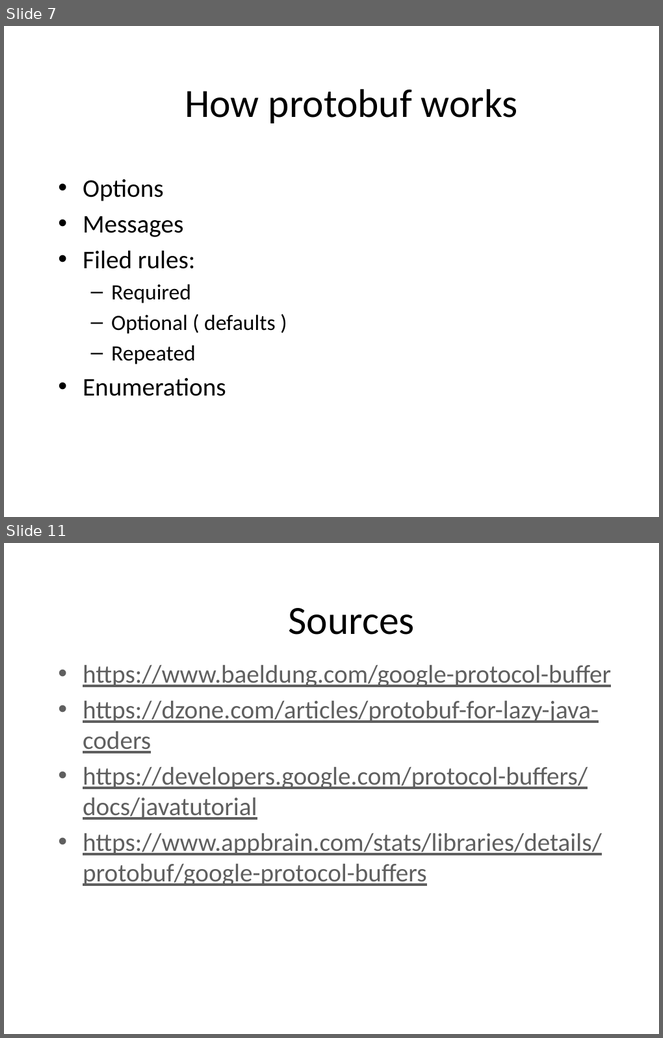
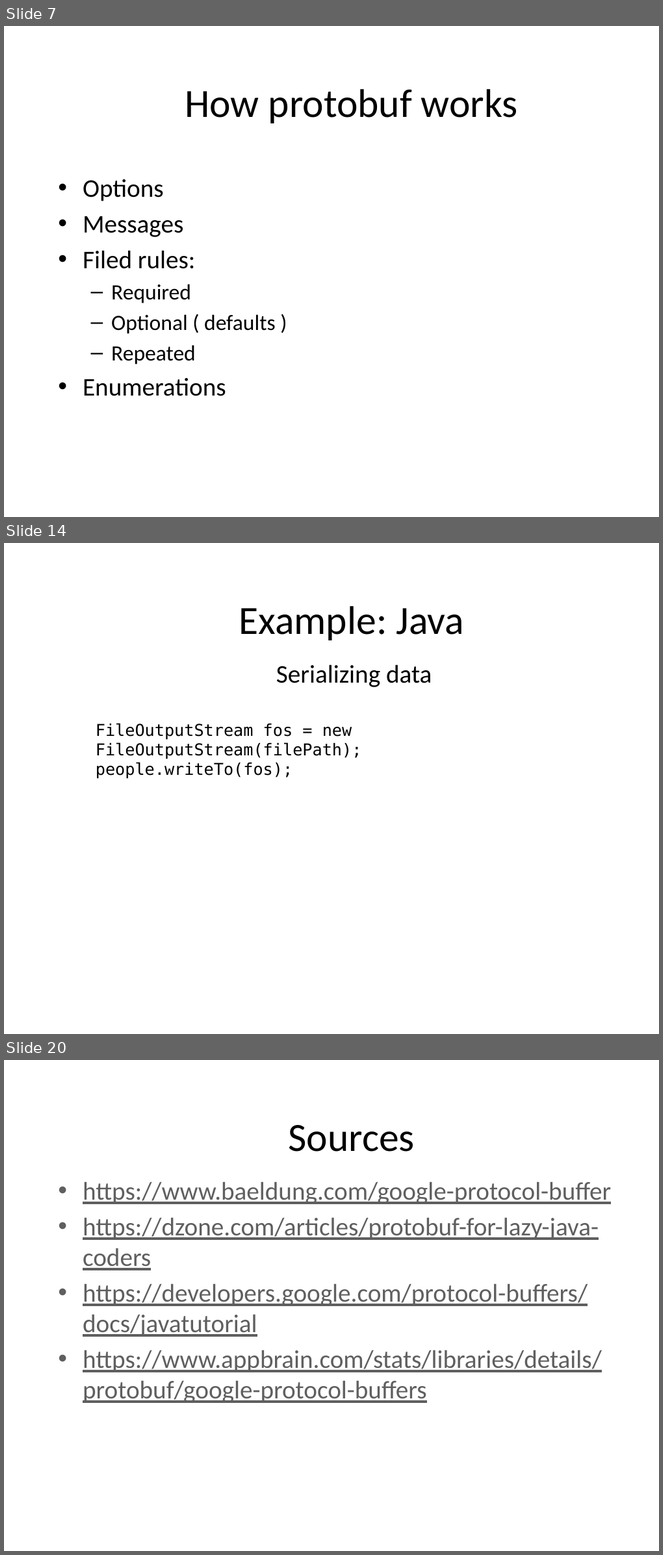
Before and after one commit to BartoszGardziejewski/ProtocolBufferDemo, a slide deck: ProtoBuff.pptx. Shown one above the other, each under a label of ours: slides 7 and 11 before the commit, slides 7, 14 and 20 after it; the slides between them are not shown. The pictures are 663x1038 and 663x1555 pixels, drawn with LibreOffice and Linux fonts; fonts in the diff are those of the drawing; background and template pictures are left out. Boxes give left, top, right and bottom in pixels: in the first picture for what was removed or moved away, otherwise in the second. Text is boxed around its words. In the diff, an @@ line names an element or a change of style, - is before the commit and + after.

```diff
--- a/ProtoBuff.pptx
+++ b/ProtoBuff.pptx
@@ slide 14 added at [4, 543, 659, 1034], background picture (left out) @@
@@ text added at [239, 606, 465, 641], 44 pt, text #000000 @@
+Example: Java
@@ text added at [276, 665, 432, 687], 28 pt, text #000000 @@
+Serializing data
@@ text added at [96, 723, 362, 779], 18 pt, text #000000 @@
+FileOutputStream fos = new FileOutputStream(filePath);
+people.writeTo(fos);
@@ what was slide 11 is now slide 20 @@
```
Also in this commit, not shown: 3 slides changed, 10 other slides added, 2 slides removed, 5 other files.
